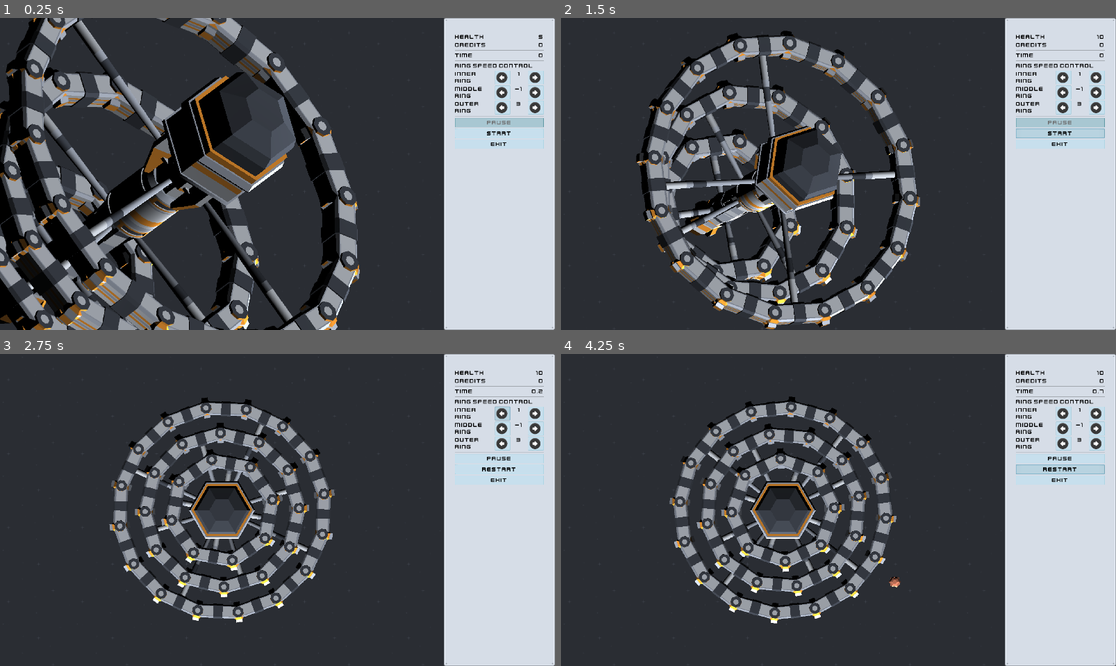
Above: before the commit, frames 1-4 (two rows, left to right).
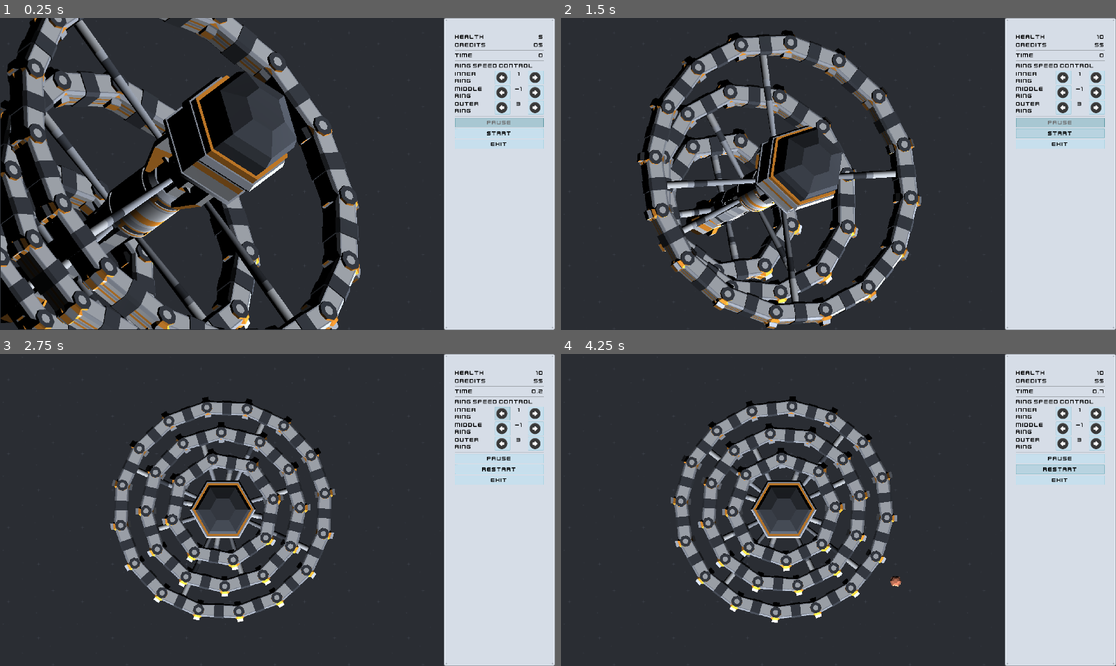
Above: after the commit, the same moments.

Repository: Wrzlprnft/ProtectPortPolyPls
Game: Godot game, scene res://scenes/Main.tscn
Same seed, same stepped clock (60 frames per second), same inputs: the game is played once before the commit and once after it.
Inputs (mouse positions are in pixels of both pictures, inside the frame that each line leads up to):
- Up to frame 1 (0.25 s): no input
- Up to frame 2 (1.5 s): click "Start" at 0.5 s; click "Start" at 1.25 s
- Up to frame 3 (2.75 s): click (505, 413) at 2 s
- Up to frame 4 (4.25 s): click "Restart" at 2.75 s; click "Restart" at 3.5 s

The runs differ from the first frame. In frame 1, 7.9% of the frame differs, in the area x 0-98%, y 0-100%; in frame 2, 6.8%; in frame 3, 4.3%; in frame 4, 4.4%.

Commit message:
added currency

Diff:
--- a/scenes/Main.tscn
+++ b/scenes/Main.tscn
@@ -112,7 +112,7 @@
 size_flags_stretch_ratio = 0.35
 bbcode_enabled = true
 bbcode_text = "[right]5[/right]"
-text = "5"
+text = "10"
 fit_content_height = true
 scroll_active = false
 
@@ -141,8 +141,8 @@
 size_flags_horizontal = 3
 size_flags_stretch_ratio = 0.35
 bbcode_enabled = true
-bbcode_text = "[right]0[/right]"
-text = "0"
+bbcode_text = "[right]0$[/right]"
+text = "5$"
 fit_content_height = true
 scroll_active = false
 
@@ -217,8 +217,10 @@
 margin_left = 138.0
 margin_right = 191.0
 margin_bottom = 48.0
+focus_mode = 0
 size_flags_horizontal = 3
 size_flags_vertical = 3
+enabled_focus_mode = 0
 icon = ExtResource( 24 )
 expand_icon = true
 
@@ -238,8 +240,10 @@
 margin_bottom = 48.0
 grow_horizontal = 2
 grow_vertical = 2
+focus_mode = 0
 size_flags_horizontal = 3
 size_flags_vertical = 3
+enabled_focus_mode = 0
 icon = ExtResource( 3 )
 expand_icon = true
 
@@ -261,8 +265,10 @@
 margin_left = 138.0
 margin_right = 191.0
 margin_bottom = 48.0
+focus_mode = 0
 size_flags_horizontal = 3
 size_flags_vertical = 3
+enabled_focus_mode = 0
 icon = ExtResource( 24 )
 expand_icon = true
 
@@ -282,8 +288,10 @@
 margin_bottom = 48.0
 grow_horizontal = 2
 grow_vertical = 2
+focus_mode = 0
 size_flags_horizontal = 3
 size_flags_vertical = 3
+enabled_focus_mode = 0
 icon = ExtResource( 3 )
 expand_icon = true
 
@@ -305,8 +313,10 @@
 margin_left = 138.0
 margin_right = 191.0
 margin_bottom = 48.0
+focus_mode = 0
 size_flags_horizontal = 3
 size_flags_vertical = 3
+enabled_focus_mode = 0
 icon = ExtResource( 24 )
 expand_icon = true
 
@@ -326,8 +336,10 @@
 margin_bottom = 48.0
 grow_horizontal = 2
 grow_vertical = 2
+focus_mode = 0
 size_flags_horizontal = 3
 size_flags_vertical = 3
+enabled_focus_mode = 0
 icon = ExtResource( 3 )
 expand_icon = true
 
@@ -344,6 +356,7 @@
 margin_bottom = 325.0
 disabled = true
 toggle_mode = true
+enabled_focus_mode = 0
 text = "Pause"
 script = ExtResource( 28 )
 
@@ -352,6 +365,8 @@
 margin_top = 329.0
 margin_right = 307.0
 margin_bottom = 362.0
+focus_mode = 0
+enabled_focus_mode = 0
 text = "Start"
 
 [node name="Exit" type="Button" parent="MenuBar/VBoxContainer"]
@@ -359,6 +374,8 @@
 margin_top = 366.0
 margin_right = 307.0
 margin_bottom = 399.0
+focus_mode = 0
+enabled_focus_mode = 0
 text = "Exit"
 
 [node name="TextureRect" type="TextureRect" parent="."]
@@ -373,6 +390,10 @@
 [node name="ViewportContainer" type="ViewportContainer" parent="."]
 anchor_right = 0.8
 anchor_bottom = 1.0
+margin_left = 3.1748
+margin_top = -1.5874
+margin_right = 3.1748
+margin_bottom = -1.5874
 input_pass_on_modal_close_click = false
 stretch = true
 script = ExtResource( 23 )
@@ -884,8 +905,10 @@
 anchor_top = 0.1
 anchor_right = 0.9
 anchor_bottom = 0.9
-margin_right = 12.0
-margin_bottom = 20.0
+margin_left = 0.0157471
+margin_top = -0.809448
+margin_right = 24.0157
+margin_bottom = 19.1906
 rect_scale = Vector2( 0.767, 0.798 )
 icon = ExtResource( 26 )
 __meta__ = {
--- a/scripts/Enemy.gd
+++ b/scripts/Enemy.gd
@@ -18,6 +18,7 @@
 func damage(d: int) -> void:
 	health -= d
 	if health <= 0:
+		Events.emit_signal("change_currency",1)
 		get_parent().remove_child(self)
 		queue_free()
 
--- a/scripts/Events.gd
+++ b/scripts/Events.gd
@@ -1,6 +1,9 @@
 extends Node
 
 signal change_health(newHealth)
+
+signal change_currency(delta)
+signal currency_changed(newValue)
 
 signal start_game()
 signal game_started()
--- a/scripts/Main.gd
+++ b/scripts/Main.gd
@@ -3,6 +3,7 @@
 var running = false
 
 var health := 10 setget set_health
+var currency := 5 setget set_currency
 
 var time := 0.0
 
@@ -27,10 +28,17 @@
 		end_game()
 	elif health > 0:
 		health = newHealth
-	$MenuBar/VBoxContainer/Healthbox/Value.bbcode_text = "[right]" + str(health) + "[/right]"
+	$MenuBar/VBoxContainer/Healthbox/Value.bbcode_text = "[right]" + str(newHealth) + "[/right]"
 
 func change_health(delta) -> void:
 	set_health(health + delta)
+
+func set_currency(newValue):
+	currency = newValue
+	Events.emit_signal("currency_changed",currency)
+
+func change_currency(delta):
+	set_currency(currency + delta)
 
 func set_current_mount(mount,ring_id) -> void:
 	current_mount = mount
@@ -51,6 +59,7 @@
 	Events.connect("mount_deselected",self,"clear_mount_tracking")
 	Events.connect("build_turret",self,"build_turret")
 	Events.connect("change_health",self,"change_health")
+	Events.connect("change_currency",self,"change_currency")
 	rng.randomize()
 
 func _input(event):
@@ -60,6 +69,8 @@
 			tracked_ring_id = current_ring_id
 			mount_tracking = true
 			Events.emit_signal("mount_selected")
+	#if Input.is_key_pressed(KEY_SPACE):
+		#set_health(0)
 
 func _process(delta):
 	if mount_tracking and tracked_mount:
@@ -76,7 +87,11 @@
 	else:
 		spawn_cooldown -=1
 
+func check_currency() -> void:
+	change_currency(0)
+
 func build_turret(id) -> void:
+	change_currency(-5)
 	var turret = turret_scene.instance()
 	var ring = $ViewportContainer/Viewport/Ring1
 	match tracked_ring_id:
@@ -98,6 +113,7 @@
 
 func start_game() -> void:
 	set_health(10)
+	set_currency(5)
 	time = 0.0
 	if not running:
 		Events.emit_signal("start_game")
--- a/scripts/MenuBar.gd
+++ b/scripts/MenuBar.gd
@@ -13,6 +13,7 @@
 	Events.connect("speed3_changed",self,"speed3_changed")
 	Events.connect("update_time",self,"update_time")
 	Events.connect("game_started",self,"start_game")
+	Events.connect("currency_changed",self,"update_currency")
 
 
 # Called every frame. 'delta' is the elapsed time since the previous frame.
@@ -30,6 +31,9 @@
 func update_time(value) -> void:
 	var time = "%.1f" % value
 	$VBoxContainer/Timebox/Value.bbcode_text = "[right]"+ time +"[/right]"
+
+func update_currency(value) -> void:
+	$VBoxContainer/Creditbox/Value.bbcode_text = "[right]" + str(value) + "$[/right]"
 
 func speed1_changed(value) -> void:
 	$VBoxContainer/Ring1Box/RichTextLabel2.bbcode_text = "[center]"+str(value)+"[/center]"
--- a/scripts/ViewportContainer.gd
+++ b/scripts/ViewportContainer.gd
@@ -6,6 +6,7 @@
 	Events.connect("mount_deselected",self,"hide_turret_menu")
 	Events.connect("game_ended",self,"game_ends")
 	Events.connect("start_game",self,"start_game")
+	Events.connect("currency_changed",self,"update_currency")
 
 
 func _input( event ):
@@ -36,6 +37,12 @@
 	$Viewport/Camera/AnimationPlayer.play_backwards("camera pan")
 	hide_turret_menu()
 
+func update_currency(value) -> void:
+	if value < 5:
+		$NinePatchRect/Button.disabled = true
+	else:
+		$NinePatchRect/Button.disabled = false
+
 
 func _on_Button_pressed():
 	Events.emit_signal("build_turret",-1)
